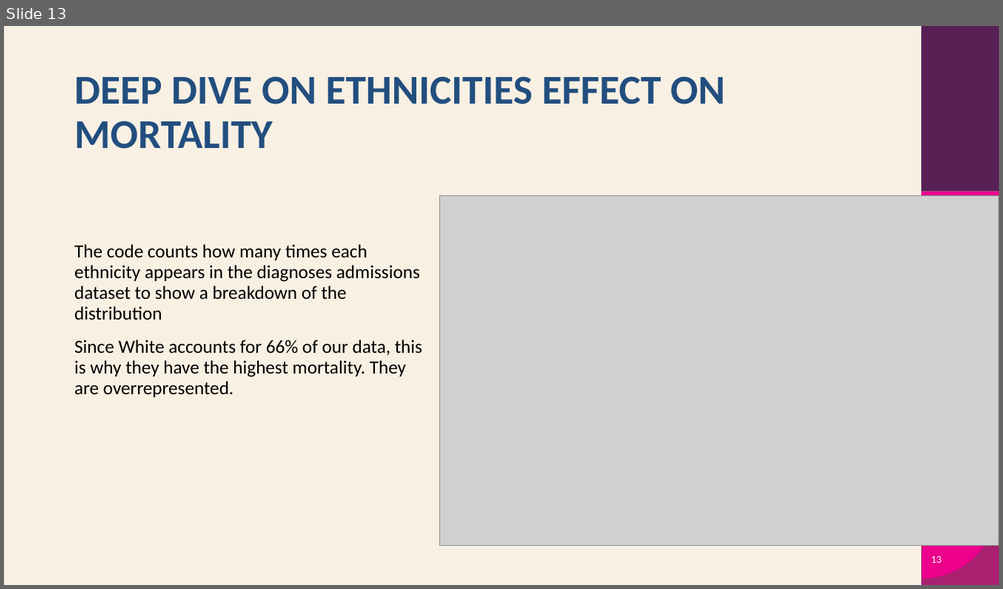
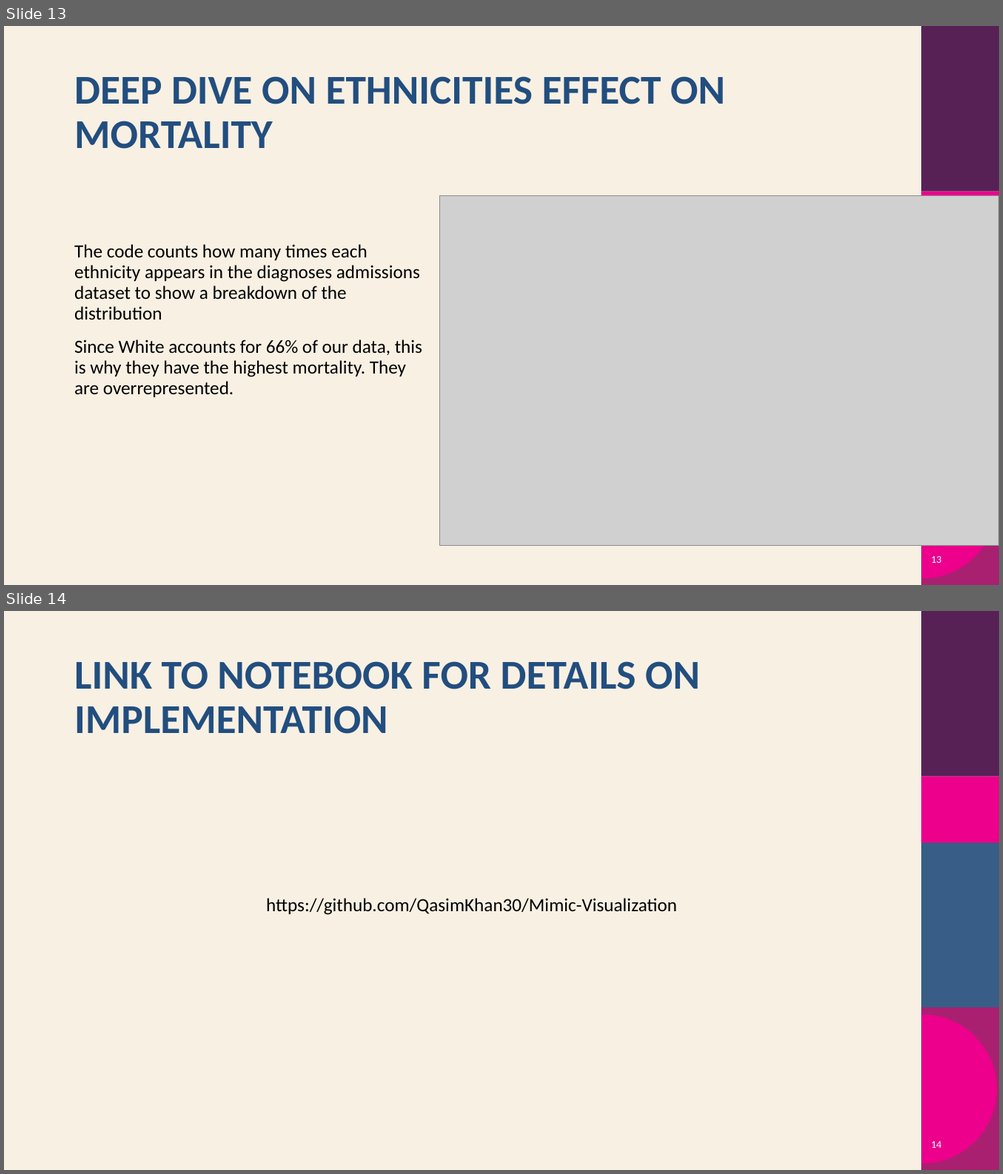
Before and after one commit to QasimKhan30/Mimic-Visualization, a slide deck: Mimic Visualization.pptx. Shown one above the other, each under a label of ours: slide 13 before the commit, slides 13 and 14 after it. The pictures are 1003x589 and 1003x1174 pixels, drawn with LibreOffice and Linux fonts; fonts in the diff are those of the drawing; grey boxes stand for pictures; background and template pictures are left out. Boxes give left, top, right and bottom in pixels: in the first picture for what was removed or moved away, otherwise in the second. Text is boxed around its words. In the diff, an @@ line names an element or a change of style, - is before the commit and + after.

Commit message:
added notebook link

```diff
--- a/Mimic Visualization.pptx
+++ b/Mimic Visualization.pptx
@@ slide 14 added at (4,611,999,1170), background #F8F0E3; not listed: 5 template elements that a slide beside it also shows @@
@@ title added at (74,661,700,734), 39.6 pt, text #224E7F, bold @@
+LINK TO NOTEBOOK FOR DETAILS ON IMPLEMENTATION
@@ text added at (266,898,677,915), 18 pt, text #000000 @@
+https://github.com/QasimKhan30/Mimic-Visualization
@@ page number added at (930,1142,941,1148), 10 pt, text #FFFFFF @@
+14
```
